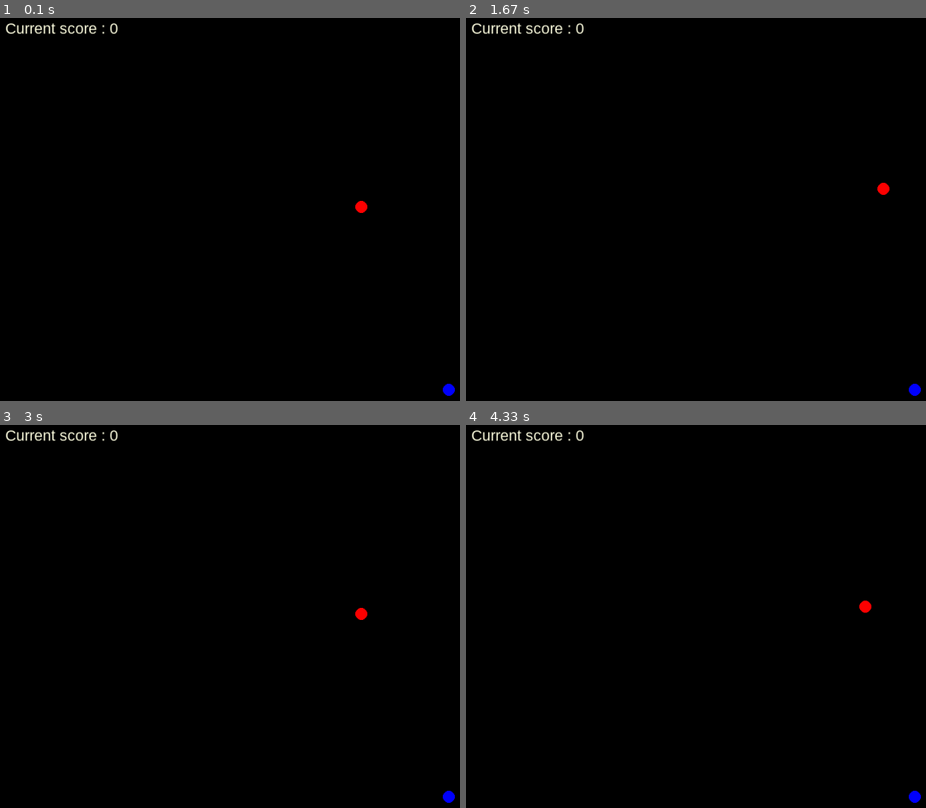
Above: before the commit, frames 1-4 (two rows, left to right).
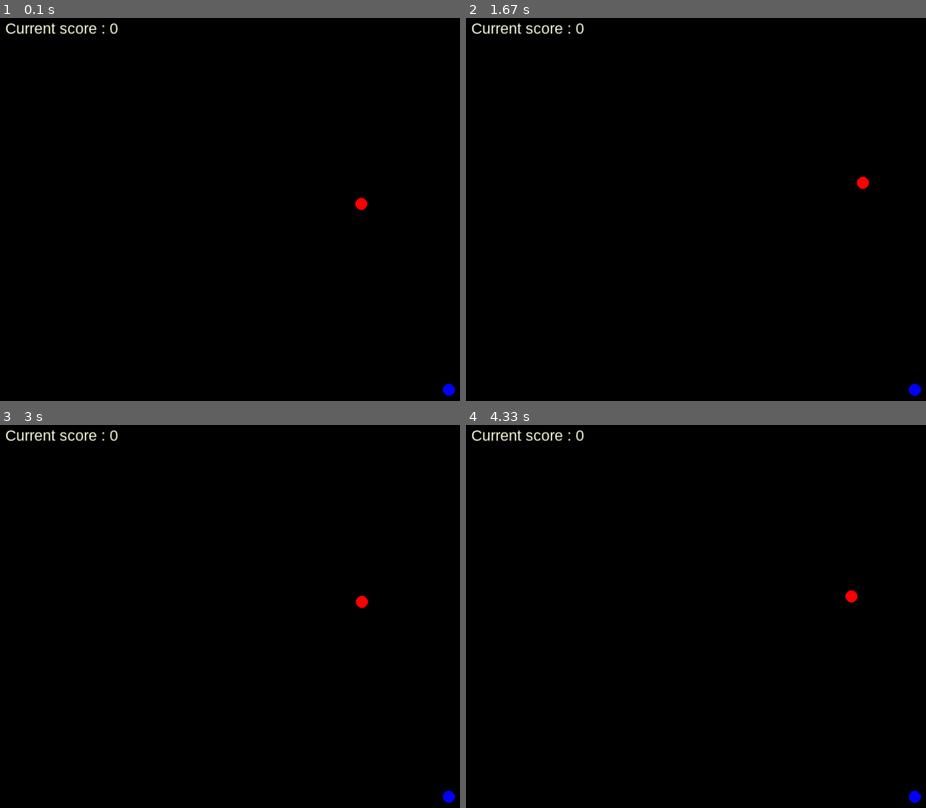
Above: after the commit, the same moments.

Repository: Matthew-Reidy/pygame-snake
Game: pygame game, started from main.py
Two runs of this game, one before a commit and one after it. Both use one fixed random seed, a clock stepped at 60 frames per second and the inputs below.
Inputs:
- Up to frame 1 (0.1 s): no input
- Up to frame 2 (1.67 s): hold D 0.33-0.8 s; hold W 0.83-1.13 s; hold D 1.17-1.63 s
- Up to frame 3 (3 s): hold A 1.67-2.2 s; hold S 2.23-2.53 s; hold A 2.57-2.97 s
- Up to frame 4 (4.33 s): hold W 3-3.37 s; hold D 3.4-4.03 s; hold S from 4.07 s (still down)

The runs differ from the first frame. In frame 1, less than 0.1% of the frame differs, in the area x 77-80%, y 46-51%; in frame 2, 0.1%; in frame 3, 0.1%; in frame 4, 0.1%, in the area x 82-89%, y 43-50%.

Commit message:
made snake movement snake like

Diff:
--- a/main.py
+++ b/main.py
@@ -19,7 +19,7 @@
 
 DEFAULT_CIRCLE_RADIUS = 10
 
-MOVEMENT_SPEED = 100
+MOVEMENT_SPEED = 1
 
 def main() -> None:
 
@@ -31,6 +31,8 @@
 
     rand_pos = RandPos(player_pos)
 
+    movement_direction = pygame.K_w
+
     chain = []
 
     while running:
@@ -38,6 +40,7 @@
         screen.fill("black")
 
         gameCounter(chain, myfont)
+
 
         for event in pygame.event.get():
             if event.type == pygame.QUIT:
@@ -51,9 +54,14 @@
 
                 else:
                     chain.append(pygame.Vector2(chain[len(chain) - 1 ].x, chain[len(chain) - 1 ].y + 20))
-                    print(chain)
+
             if event.type == GAME_OUTCOME:
                 running = False
+
+            if event.type == pygame.KEYDOWN:
+                movement_direction = event.key
+
+
 
         #food node
         pygame.draw.circle(screen, "blue", rand_pos, DEFAULT_CIRCLE_RADIUS)
@@ -62,22 +70,22 @@
 
         moveBody(chain)
 
-        keys = pygame.key.get_pressed()
-        if keys[pygame.K_w]:
 
-            player_pos.y -= MOVEMENT_SPEED * dt
+        if movement_direction == pygame.K_w:
 
-        if keys[pygame.K_s]:
+            player_pos.y -= MOVEMENT_SPEED
 
-            player_pos.y += MOVEMENT_SPEED * dt
+        if movement_direction == pygame.K_s:
 
-        if keys[pygame.K_a]:
+            player_pos.y += MOVEMENT_SPEED
 
-            player_pos.x -= MOVEMENT_SPEED * dt
+        if movement_direction == pygame.K_a:
 
-        if keys[pygame.K_d]:
+            player_pos.x -= MOVEMENT_SPEED
 
-            player_pos.x += MOVEMENT_SPEED * dt
+        if movement_direction == pygame.K_d:
+
+            player_pos.x += MOVEMENT_SPEED
 
         detectCircleCollision(rand_pos, player_pos)
 
